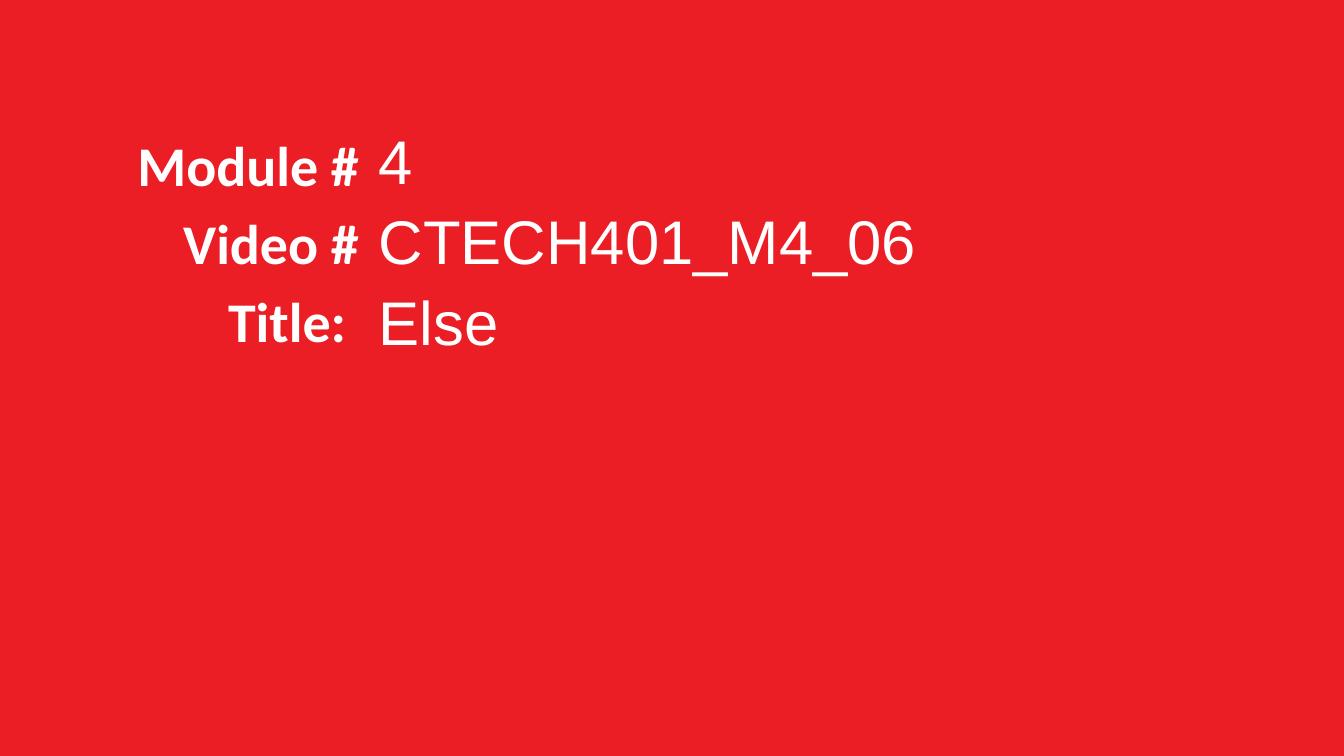
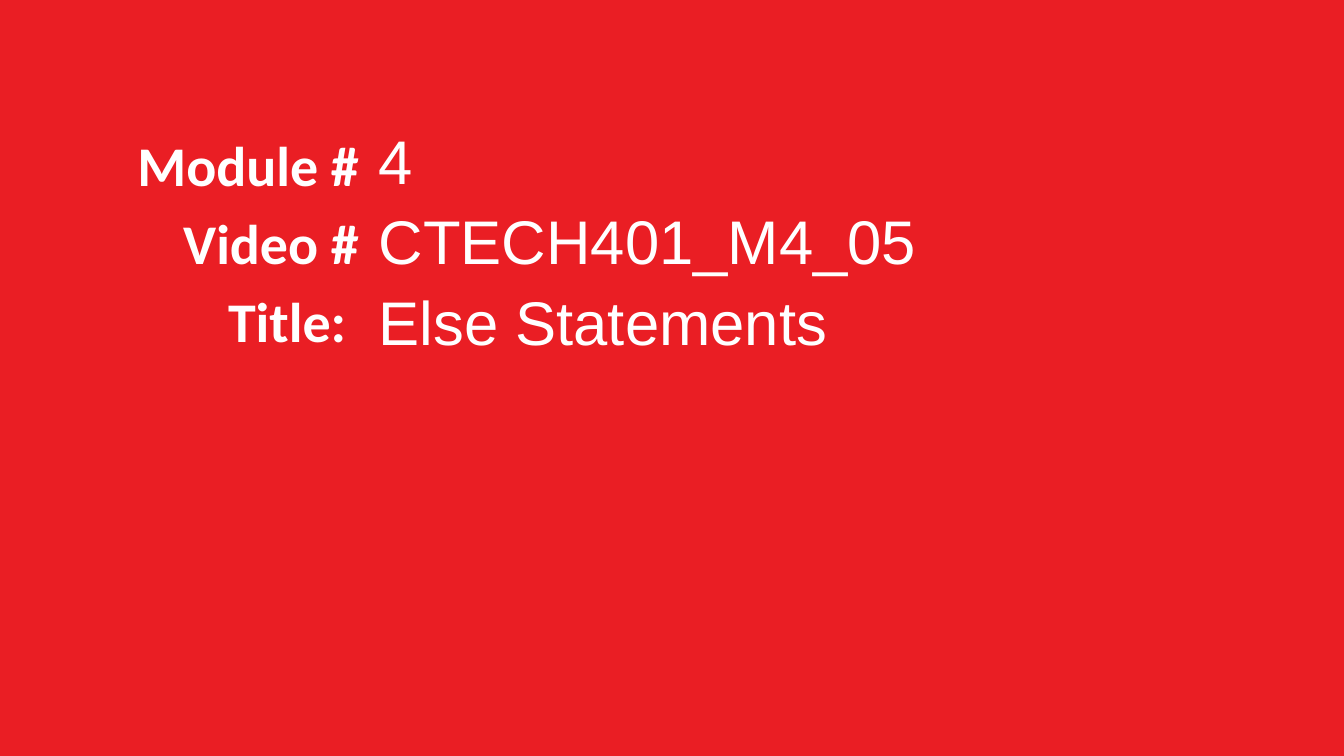
Before and after one commit to grimmelm/ctech404, a slide deck: slide 195 of ctech401/CTECH401_Combined-Slides.pptx. Drawn at 1344x756 pixels with LibreOffice and Linux fonts; fonts in the diff are those of the drawing. Boxes give left, top, right and bottom in pixels: in the first picture for what was removed or moved away, otherwise in the second. Text is boxed around its words. In the diff, an @@ line names an element or a change of style, - is before the commit and + after.

```diff
--- a/ctech401/CTECH401_Combined-Slides.pptx
+++ b/ctech401/CTECH401_Combined-Slides.pptx
@@ text at box(379, 221, 916, 346): text changed @@
-CTECH401_M4_06
-Else
+CTECH401_M4_05
+Else Statements
```
Also in this commit, not shown: 24 other slides changed.
